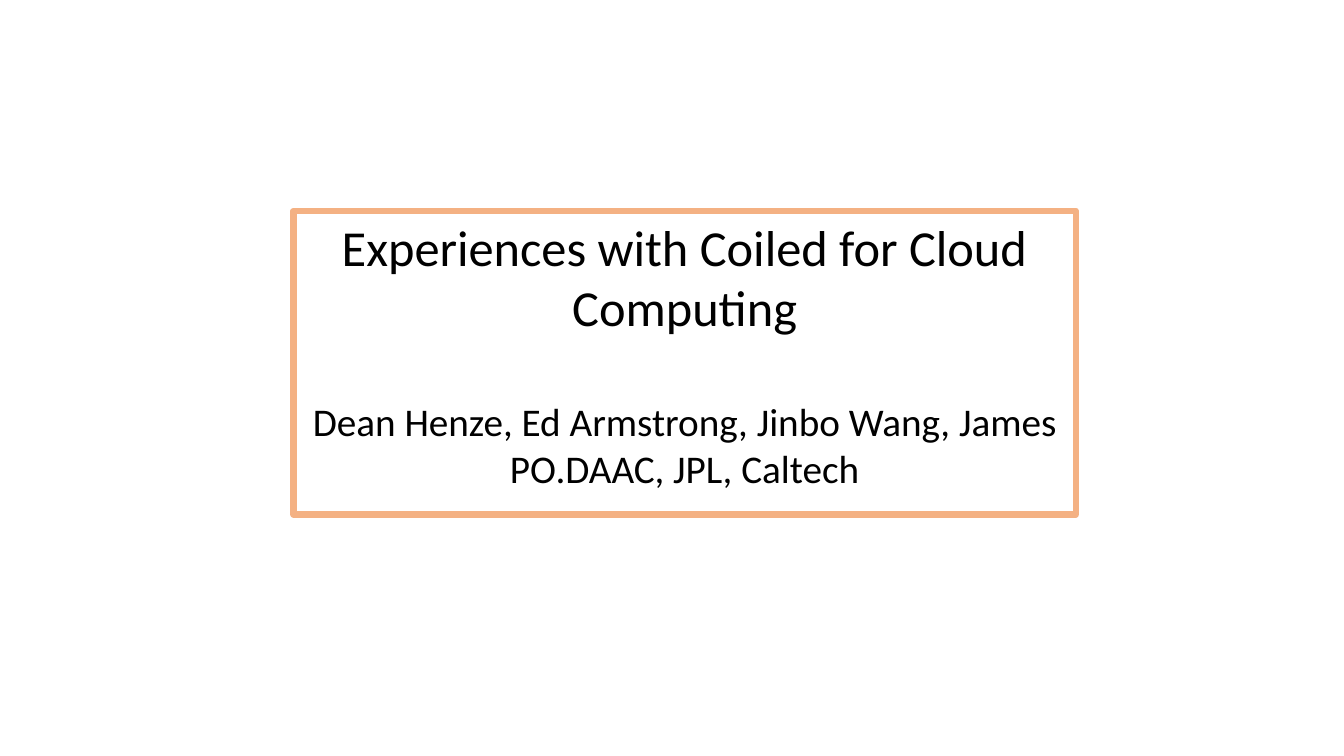
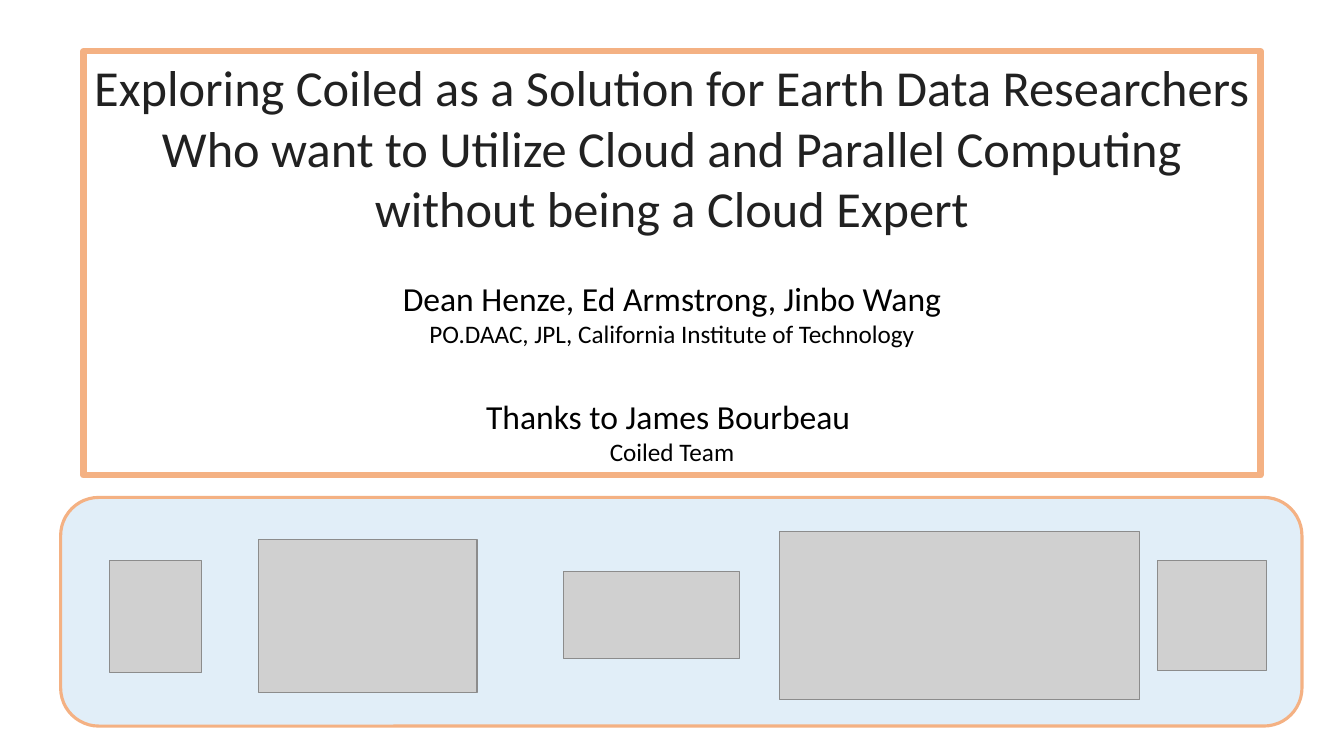
Before and after one commit to DeanHenze/cloud_earthdata, a slide deck: slide 1 of coiled/Coiled_presentation.pptx. Drawn at 1344x756 pixels with LibreOffice and Linux fonts; fonts in the diff are those of the drawing; grey boxes stand for pictures. Boxes give left, top, right and bottom in pixels: in the first picture for what was removed or moved away, otherwise in the second. Text is boxed around its words. In the diff, an @@ line names an element or a change of style, - is before the commit and + after.

```diff
--- a/coiled/Coiled_presentation.pptx
+++ b/coiled/Coiled_presentation.pptx
@@ rectangle "Exploring Coiled as a Solution ...": place and size @@
-rectangle "Exploring Coiled as a Solution ..." at bbox=[293, 211, 1076, 514]
+rectangle "Exploring Coiled as a Solution ..." at bbox=[84, 51, 1261, 476]
@@ text in rectangle at bbox=[94, 71, 1250, 461]: text changed; size 28 to 36 pt; text colour #000000 to #212121 @@
-Experiences with Coiled for Cloud Computing
-Dean Henze, Ed Armstrong, Jinbo Wang, James
-PO.DAAC, JPL, Caltech
+Exploring Coiled as a Solution for Earth Data Researchers Who want to Utilize Cloud and Parallel Computing without being a Cloud Expert
+Dean Henze, Ed Armstrong, Jinbo Wang
+PO.DAAC, JPL, California Institute of Technology
+Thanks to James Bourbeau
+Coiled Team
@@ group added at bbox=[60, 498, 1302, 727]: 5 pictures, 1 rounded rectangle @@
```
Also in this commit, not shown: 20 other slides changed, 7 slides added, 9 slides removed, 3 other files.
